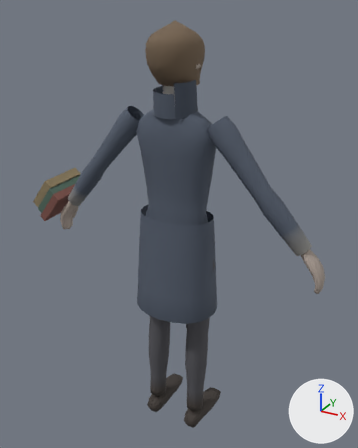
The glTF model assets/models/characters/elend.glb: old version first, new version second.
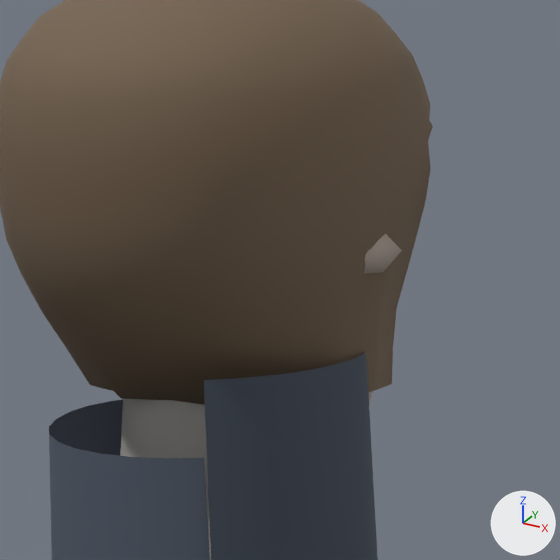
Each version appears first whole from a 50 mm camera at (0.936, -1.684, 1.886) aimed at (-0.04, 0.091, 0.999), and next in a close-up on the part from 41% to 62% of the width and 7% to 24% of the height. Every picture has the same lights, and +X, +Y and +Z are marked at lower right. The last two pictures show the newer version. Vertices at exactly the same position are counted once.

Names of what the first close-up shows: 'Elend'.
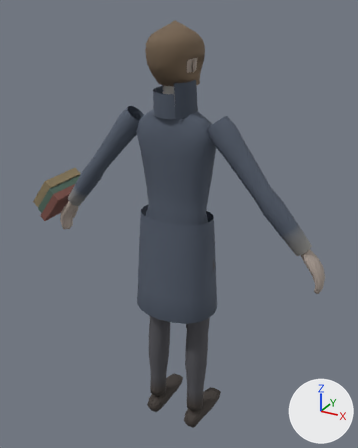
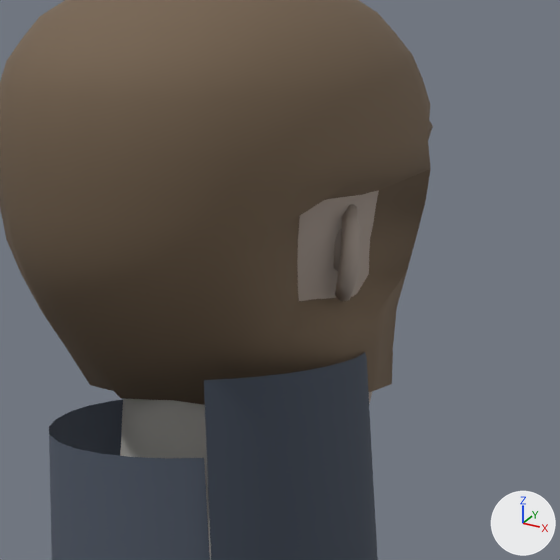
Where the change shows, as pixel boxes [x1, y1, x2, y2] in the close-ups (560 x 560 px):
part 1 of me_elend, cut back
    both: [288, 169, 431, 330]

What changed in the scene script:
```text
Change me_elend:
    used by ob_elend; location = (0.0, 0.0, 0.0)
    remove me_elend.from_pydata(...)  # 2393 vertices, 4364 faces; spans x -0.79..0.63, y -0.16..0.22, z 0.0..1.84
    add me_elend.from_pydata(...)  # 2471 vertices, 4520 faces; spans x -0.79..0.63, y -0.16..0.22, z 0.0..1.84
    me_elend part 1
    20 vertices are removed from x -0.1..0.1, y -0.04..0.0, z 1.68..1.7
    36 faces are deleted
    3 vertices in x 0.09..0.1, y -0.01..0.0, z 1.67..1.71 move by (-0.03, 0.0, 0.0)
    3 vertices in x -0.1..-0.09, y -0.01..0.0, z 1.67..1.71 move by (0.03, 0.0, 0.0)
    9 vertices move from x -0.09..0.09, y -0.05..0.0, z 1.67..1.71 to x -0.09..0.08, y -0.04..0.0, z 1.67..1.71
    98 vertices are added at x -0.09..0.09, y -0.04..0.0, z 1.67..1.71
    192 new faces join them
```
